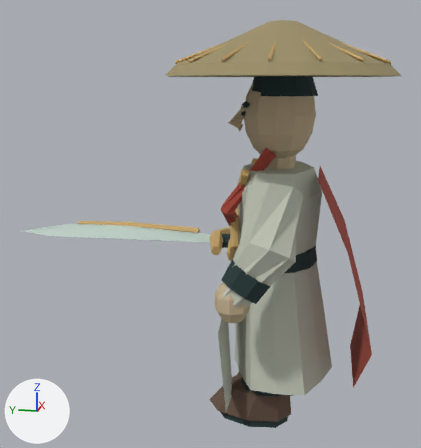
An edit to the glTF model game/assets/models/player.glb, drawn before and after from the same camera.
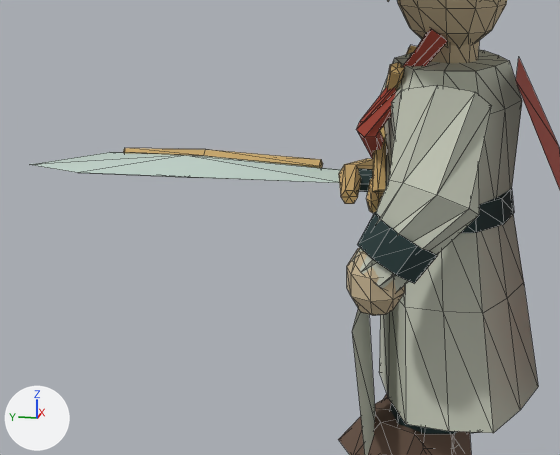
Old and new are each drawn whole from a 50 mm camera at (-2.93, -0.24, 1.81) aimed at (0.1, 0.37, 1.05) and again close up on the part from 1% to 82% of the width and 29% to 91% of the height. The lights are fixed; the arrows at lower left show +X, +Y and +Z. The first two pictures are the older version. The close-ups show mesh edges as thin lines. Where no turn or scale is listed for an object, it has been applied to the vertices. Vertices at exactly the same position are counted once.

The first close-up shows 'Cloak', 'Cloth', 'Details', 'HeldMesh', 'LeftArm', 'LeftLeg'.
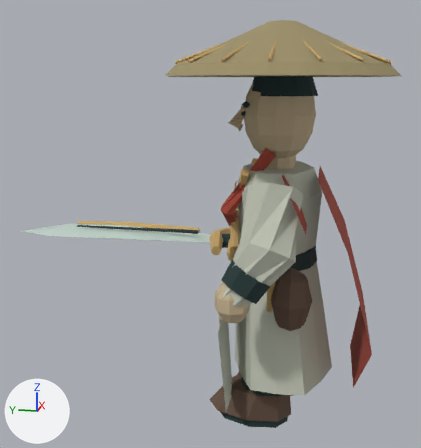
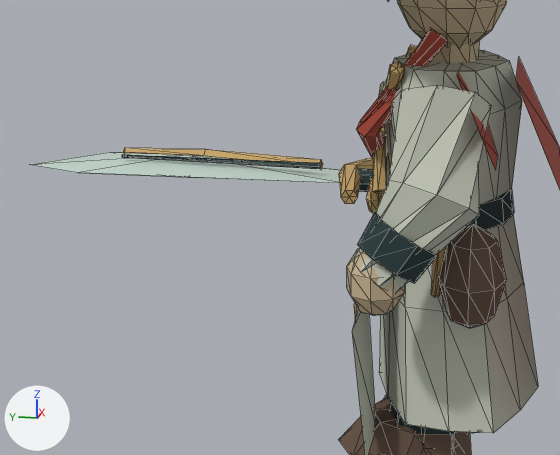
Where the change shows, as pixel boxes [x1, y1, x2, y2] in the close-ups (560 x 455 px):
'Details', reshaped
    before: [356, 0, 514, 233]
    after: [354, 0, 514, 328]
part 1 of me_details, added (brown)
    after: [438, 224, 506, 328]
part 2 of me_details, added
    after: [354, 72, 498, 318]
part 3 of me_heldmesh, added
    after: [122, 155, 320, 169]

The change in detail:
me_details is used by ob_details; location (0.0, 0.0, 0.0).
me_details had 596 vertices, 1126 faces and spanned x -0.63..0.63, y -0.56..0.56, z 0.885..2.089.
me_details now has 676 vertices, 1238 faces and spans x -0.63..0.63, y -0.56..0.56, z 0.24..2.089.
me_details part 1: a new loose piece, an icosphere of 80 faces spanning x -0.43..-0.17, y -0.2..0.0, z 0.64..0.96, in mat_inkvertexpalette.
Part 2, on me_details:
26 vertices are added at x -0.51..0.51, y -0.16..0.254, z 0.24..1.39.
26 new faces join them.
Other edits to the shape of me_details do not show in these pictures.
me_heldmesh is used by ob_heldmesh; location (0.5, 0.15, 0.85).
Verts and faces of me_heldmesh; kept vertices keep their numbers, new ones are numbered from 114.
me_heldmesh had 114 vertices, 200 faces and spanned x -0.24..0.25, y -0.23..1.57, z -0.05..0.06.
me_heldmesh now has 124 vertices, 216 faces and spans x -0.24..0.25, y -0.23..1.57, z -0.05..0.06.
Part 3, on me_heldmesh:
New vertex 114 is at (0.0, 1.18, 0.04), pixel (122, 157).
New vertex 115 is at (0.0, 0.38, 0.04), pixel (319, 168).
New vertex 116 is at (-0.01, 0.38, 0.05), pixel (318, 166).
New vertices 117, 118, 119 stand at vertices 114, 115, 116, in that order, plus (0.01, 0.0, 0.01).
New vertices 120, 121, 122 stand at vertices 117, 117, 118, in that order, plus (-0.01, 0.0, 0.0).
New vertex 123 is at (-0.01, 1.18, 0.05), pixel (121, 156).
New faces: (114, 118, 117), (114, 115, 118), (114, 123, 115), (115, 123, 116), (116, 123, 120), (116, 120, 119).
New faces: (117, 119, 120), (117, 118, 119), (115, 118, 122), (115, 122, 116), (116, 122, 119), (118, 119, 122).
New faces: (114, 121, 117), (114, 123, 121), (120, 121, 123), (117, 121, 120).
